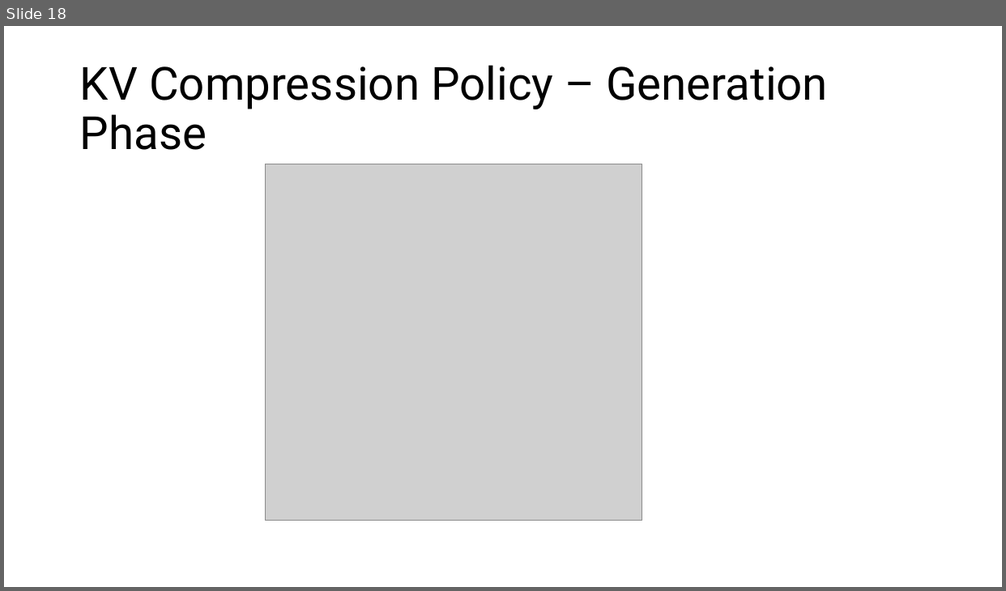
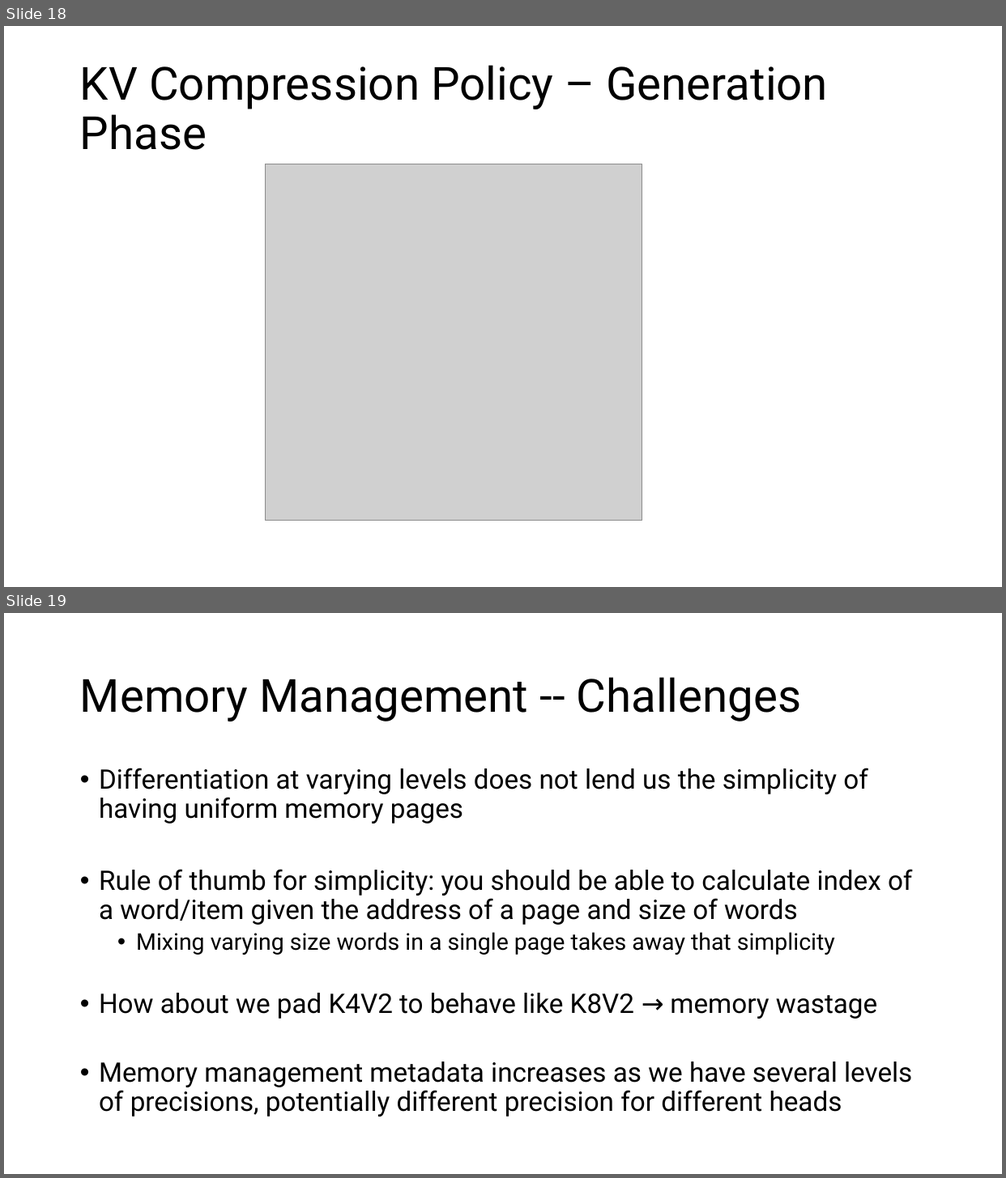
Before and after one commit to HaseebLUMS/Onyx-Presentation, a slide deck: DiffKV MLSys Seminar.pptx. Shown one above the other, each under a label of ours: slide 18 before the commit, slides 18 and 19 after it. The pictures are 1006x591 and 1006x1178 pixels, drawn with LibreOffice and Linux fonts; fonts in the diff are those of the drawing; grey boxes stand for pictures. Boxes give left, top, right and bottom in pixels: in the first picture for what was removed or moved away, otherwise in the second. Text is boxed around its words. In the diff, an @@ line names an element or a change of style, - is before the commit and + after.

```diff
--- a/DiffKV MLSys Seminar.pptx
+++ b/DiffKV MLSys Seminar.pptx
@@ slide 19 added at <box>4,613,1002,1174</box>, background #FFFFFF @@
@@ title added at <box>80,677,802,722</box>, 44 pt, text #000000 @@
+Memory Management -- Challenges
@@ text added at <box>99,768,912,1117</box>, 25.9 pt, text #000000 @@
+• Differentiation at varying levels does not lend us the simplicity of having uniform memory pages
+• Rule of thumb for simplicity: you should be able to calculate index of a word/item given the address of a page and size of words
+  • Mixing varying size words in a single page takes away that simplicity
+• How about we pad K4V2 to behave like K8V2 → memory wastage
+• Memory management metadata increases as we have several levels of precisions, potentially different precision for different heads
```
Also in this commit, not shown: 1 slide changed.
